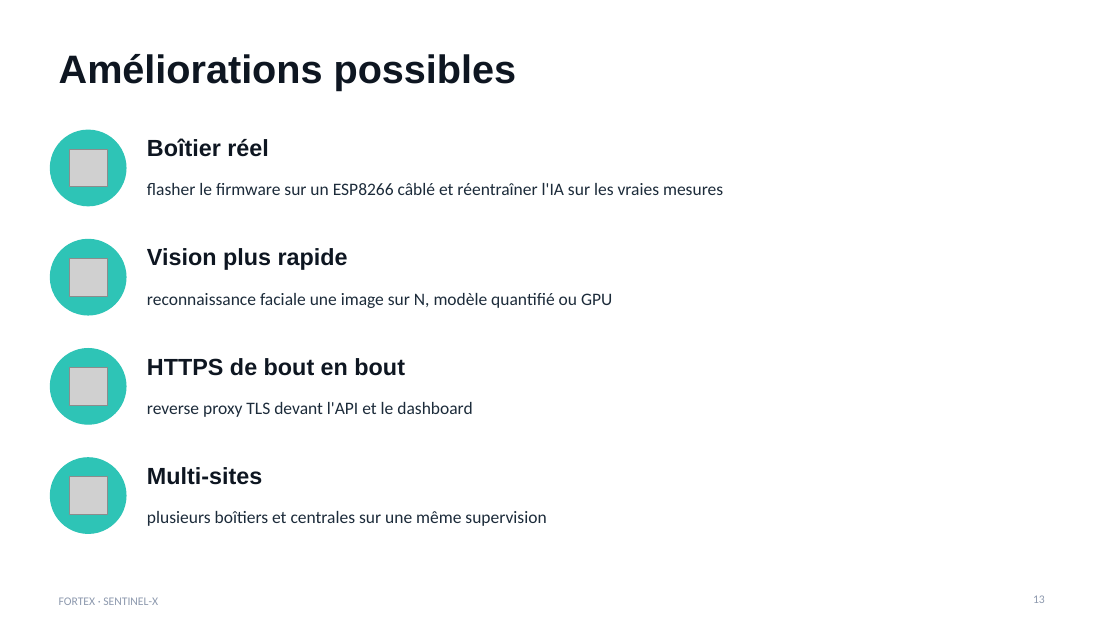
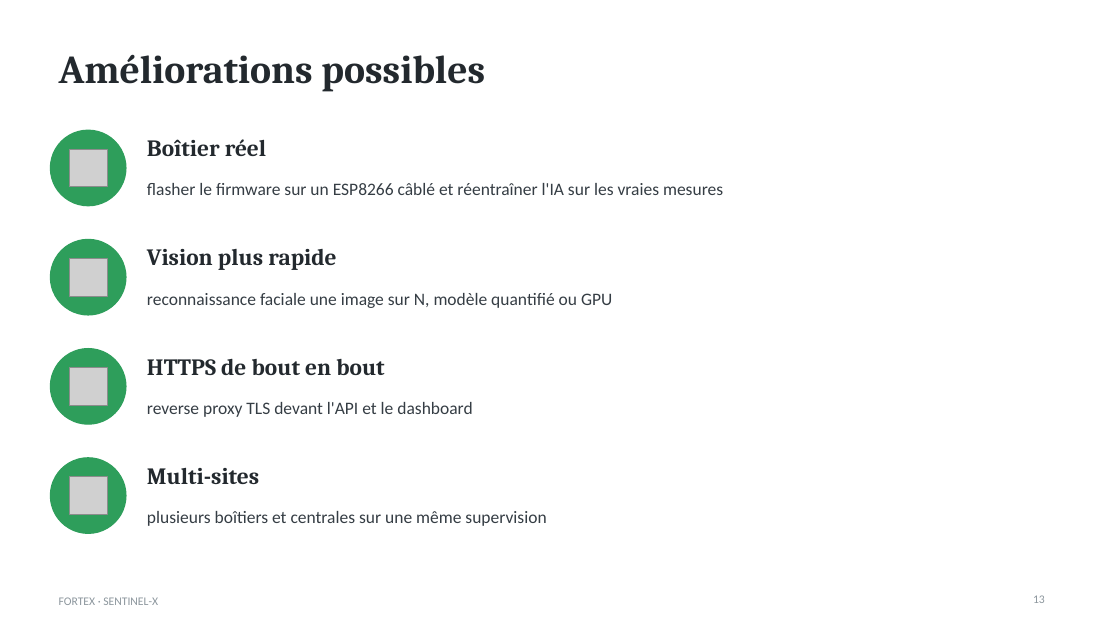
Before and after one commit to Fortexworkshop/ia, a slide deck: slide 13 of livrables/Workshop2026-M1-G-Pres.pptx. Drawn at 1120x630 pixels with LibreOffice and Linux fonts; fonts in the diff are those of the drawing; grey boxes stand for pictures. Boxes give left, top, right and bottom in pixels: in the first picture for what was removed or moved away, otherwise in the second. Text is boxed around its words. In the diff, an @@ line names an element or a change of style, - is before the commit and + after.

```diff
--- a/livrables/Workshop2026-M1-G-Pres.pptx
+++ b/livrables/Workshop2026-M1-G-Pres.pptx
@@ fill #2EC4B6 to #2E9E5B; outline #2EC4B6 1 pt to #2E9E5B 1 pt in 4 elements at bbox=[50, 130, 126, 206], bbox=[50, 239, 126, 315], bbox=[50, 349, 126, 424], bbox=[50, 458, 126, 534] @@
@@ font Arial to Cambria, text colour #0E1621 to #23292E in 5 elements at bbox=[59, 54, 485, 92], bbox=[147, 139, 266, 156], bbox=[147, 249, 336, 270], bbox=[147, 359, 384, 375], bbox=[147, 467, 259, 484] @@
@@ text colour #1C2B3A to #353D44 in 4 elements at bbox=[147, 183, 723, 195], bbox=[147, 293, 612, 308], bbox=[147, 402, 472, 417], bbox=[147, 511, 546, 526] @@
@@ text "FORTEX · SENTINEL-X" at bbox=[59, 597, 158, 605]: text colour #8D99AE to #8C969D @@
@@ page number at bbox=[1033, 595, 1045, 603]: text colour #8D99AE to #8C969D @@
```
Also in this commit, not shown: 13 other slides changed, 2 other files.
